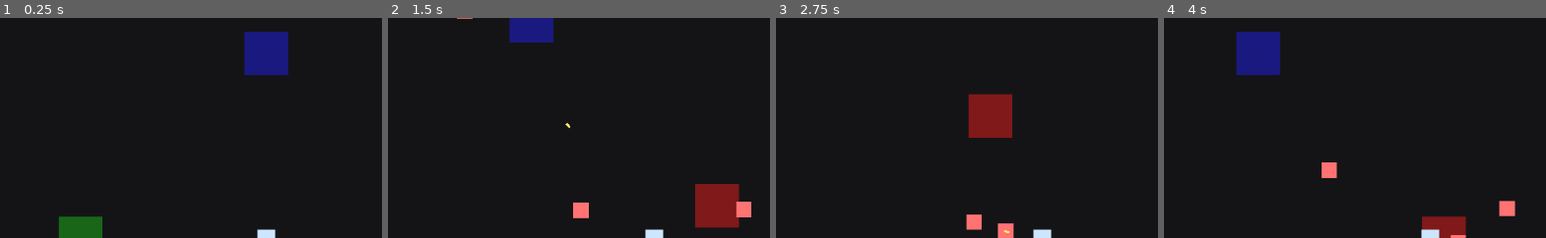
Above: before the commit, frames 1-4 (left to right).
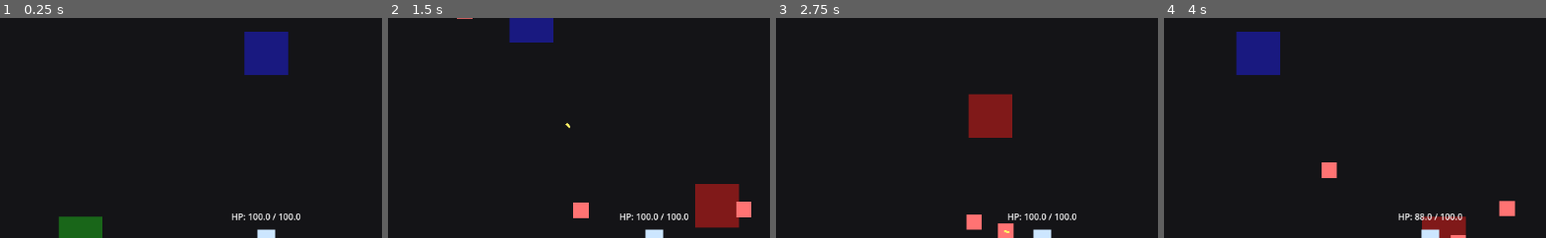
Above: after the commit, the same moments.

Repository: KevinRabbe/bullet-hell-roughe-lite
Game: Godot game, scene res://scenes/Main.tscn
The game is run twice, just before and just after one commit, with the same random seed, the same clock (stepped at 60 frames per second) and the same inputs.
Inputs:
- Up to frame 1 (0.25 s): no input
- Up to frame 2 (1.5 s): tap Enter at 0.5 s; hold D (move_right) 0.53-1.28 s; hold E (interact) 0.53-1.28 s; hold S (move_down) from 1.28 s (still down); tap E (interact) at 1.35 s
- Up to frame 3 (2.75 s): release S (move_down) at 2.03 s; hold D (move_right) from 2.03 s (still down); hold E (interact) from 2.03 s (still down)
- Up to frame 4 (4 s): release D (move_right) at 2.78 s; release E (interact) at 2.78 s; hold W (move_up) 2.78-3.53 s; tap E (interact) at 2.85 s; hold A (move_left) from 3.53 s (still down); hold E (interact) from 3.53 s (still down)
The pictures show only the part of the screen within x 17-67%, y 0-50%; the shares and areas given below are measured in that part.

The runs differ from the first frame. In frame 1, 0.3% of the frame differs, in the area x 60-79%, y 88-92%; in frame 2, 0.3%; in frame 3, 0.3%; in frame 4, 0.3%.

Commit message:
Fix damage and reward feedback
Makes player damage and portal reward feedback visible and easy to verify in the prototype.

Diff:
--- a/scenes/Player.tscn
+++ b/scenes/Player.tscn
@@ -29,3 +29,11 @@
 projectile_scene = ExtResource("3")
 fire_interval_seconds = 0.35
 target_range = 900.0
+
+[node name="DebugHpLabel" type="Label" parent="."]
+offset_left = -64.0
+offset_top = -52.0
+offset_right = 64.0
+offset_bottom = -24.0
+horizontal_alignment = 1
+text = "HP: 100 / 100"
--- a/scripts/enemy.gd
+++ b/scripts/enemy.gd
@@ -4,7 +4,7 @@
 @export var max_hp: float = 20.0
 @export var target_path: NodePath
 @export var contact_damage: float = 6.0
-@export var contact_range: float = 28.0
+@export var contact_range: float = 55.0
 @export var damage_interval_seconds: float = 0.75
 
 var target: Node2D
@@ -16,12 +16,14 @@
 	add_to_group("enemies")
 	if target_path != NodePath():
 		target = get_node_or_null(target_path)
+	_find_player_if_needed()
 
 func set_target(new_target: Node2D) -> void:
 	target = new_target
 
 func _physics_process(delta: float) -> void:
 	damage_cooldown_left = maxf(damage_cooldown_left - delta, 0.0)
+	_find_player_if_needed()
 
 	if target == null or not is_instance_valid(target):
 		velocity = Vector2.ZERO
@@ -38,6 +40,15 @@
 	if current_hp <= 0.0:
 		queue_free()
 
+func _find_player_if_needed() -> void:
+	if target != null and is_instance_valid(target):
+		return
+	var players := get_tree().get_nodes_in_group("players")
+	if players.is_empty():
+		return
+	if players[0] is Node2D:
+		target = players[0] as Node2D
+
 func _try_damage_player() -> void:
 	if damage_cooldown_left > 0.0:
 		return
@@ -45,8 +56,11 @@
 		return
 	if not target.has_method("take_damage"):
 		return
-	if global_position.distance_to(target.global_position) > contact_range:
+
+	var distance_to_player := global_position.distance_to(target.global_position)
+	if distance_to_player > contact_range:
 		return
 
+	print("ENEMY HIT PLAYER | distance %.1f | damage %.1f" % [distance_to_player, contact_damage])
 	target.call("take_damage", contact_damage)
 	damage_cooldown_left = damage_interval_seconds
--- a/scripts/items/reward_controller.gd
+++ b/scripts/items/reward_controller.gd
@@ -16,16 +16,21 @@
 	if portal_event_manager_path != NodePath():
 		portal_event_manager = get_node_or_null(portal_event_manager_path)
 	if portal_event_manager != null and portal_event_manager.has_signal("portal_event_completed"):
-		portal_event_manager.connect("portal_event_completed", _grant_random_item)
+		portal_event_manager.connect("portal_event_completed", _on_portal_event_completed)
 
 func _unhandled_input(event: InputEvent) -> void:
 	if event.is_action_pressed("debug_grant_item"):
-		_grant_random_item()
+		_grant_random_item("debug_key")
 
-func _grant_random_item() -> void:
+func _on_portal_event_completed() -> void:
+	print("Reward trigger: portal event completed.")
+	_grant_random_item("portal_event")
+
+func _grant_random_item(source: String) -> void:
 	if player == null or not is_instance_valid(player):
 		return
 	if not player.has_method("grant_item"):
 		return
 	var item: ItemData = ItemDatabase.get_random_item(rng)
+	print("Reward granted [%s]: %s" % [source, item.name])
 	player.call("grant_item", item)
--- a/scripts/player.gd
+++ b/scripts/player.gd
@@ -6,11 +6,14 @@
 var stats: StatBlock = StatBlock.new()
 var current_hp: float
 var owned_items: Array[ItemData] = []
+@onready var hp_label: Label = get_node_or_null("DebugHpLabel")
 
 func _ready() -> void:
+	add_to_group("players")
 	stats.max_hp = debug_starting_hp
 	stats.movement_speed = debug_move_speed
 	current_hp = stats.max_hp
+	_update_hp_label()
 
 func _physics_process(_delta: float) -> void:
 	var input_direction := Input.get_vector("move_left", "move_right", "move_up", "move_down")
@@ -19,7 +22,8 @@
 
 func take_damage(amount: float) -> void:
 	current_hp = maxf(current_hp - amount, 0.0)
-	print("Player HP: %.1f / %.1f" % [current_hp, stats.max_hp])
+	_update_hp_label()
+	print("PLAYER TOOK %.1f DAMAGE | HP: %.1f / %.1f" % [amount, current_hp, stats.max_hp])
 	if current_hp <= 0.0:
 		die()
 
@@ -48,6 +52,7 @@
 	if item.stat_modifiers.has("max_hp"):
 		current_hp += float(item.stat_modifiers["max_hp"])
 		current_hp = minf(current_hp, stats.max_hp)
+	_update_hp_label()
 
 func _has_stat_property(stat_name: String) -> bool:
 	for property_info in stats.get_property_list():
@@ -77,3 +82,8 @@
 	if _has_stat_property(stat_name):
 		return float(stats.get(stat_name))
 	return fallback
+
+func _update_hp_label() -> void:
+	if hp_label == null:
+		return
+	hp_label.text = "HP: %.1f / %.1f" % [current_hp, stats.max_hp]
--- a/scripts/portal/portal_event_manager.gd
+++ b/scripts/portal/portal_event_manager.gd
@@ -51,10 +51,12 @@
 		nearest_portal.call("try_activate", player)
 
 func _on_portal_activated(portal_position: Vector2) -> void:
+	print("Portal activated: elite event started.")
 	active_event_elites.clear()
 	_track_event_elite(_spawn_elite(portal_position + Vector2.LEFT * elite_spawn_distance))
 	_track_event_elite(_spawn_elite(portal_position + Vector2.RIGHT * elite_spawn_distance))
 	if active_event_elites.is_empty():
+		print("Portal event completed: no active elites.")
 		portal_event_completed.emit()
 
 func _spawn_elite(spawn_position: Vector2) -> Node:
@@ -83,5 +85,7 @@
 
 func _on_event_elite_exited(enemy: Node) -> void:
 	active_event_elites.erase(enemy)
+	print("Portal elite defeated. Remaining elites: %d" % active_event_elites.size())
 	if active_event_elites.is_empty():
+		print("Portal event completed: all elites defeated.")
 		portal_event_completed.emit()
Not shown: 1 places in scenes/Player.tscn that only renumber resources
